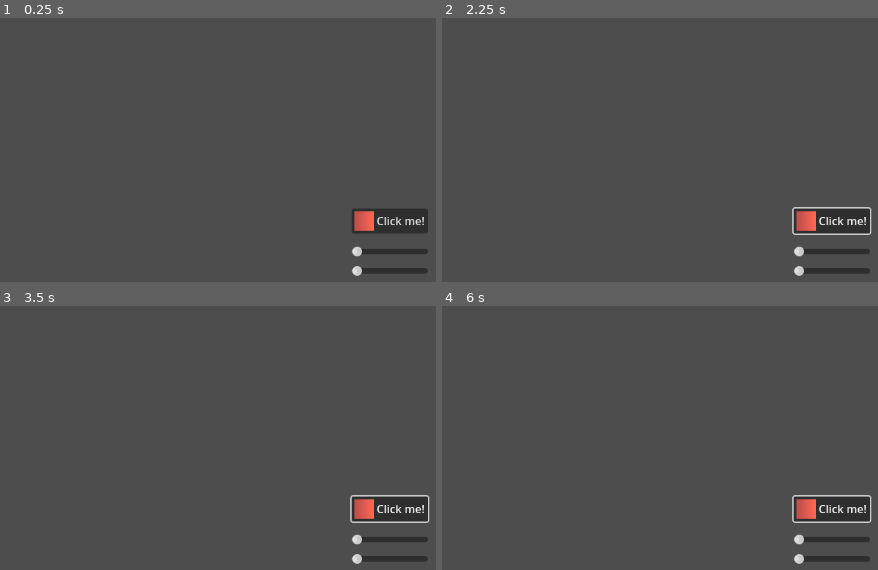
Above: before the commit, frames 1-4 (two rows, left to right).
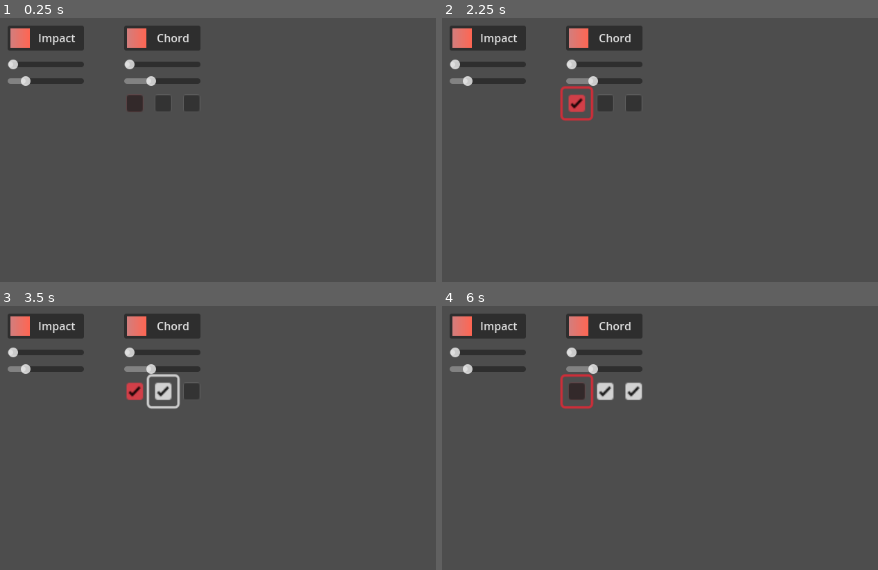
Above: after the commit, the same moments.

Repository: y2kpartytime/music_project
Game: Godot game, scene res://Scenes/music_game_scene.tscn
The game is run twice, just before and just after one commit, with the same random seed, the same clock (stepped at 60 frames per second) and the same inputs.
Inputs (mouse positions are in pixels of both pictures, inside the frame that each line leads up to):
- Up to frame 1 (0.25 s): no input
- Up to frame 2 (2.25 s): click "Click me!" (after the commit: "Impact") at 0.5 s; click "Click me!" (after the commit: "Chord") at 1.25 s; click (577, 102) at 2.02 s
- Up to frame 3 (3.5 s): click (161, 390) at 2.77 s
- Up to frame 4 (6 s): click (633, 390) at 3.52 s; click "Click me!" (after the commit: "Impact") at 4.25 s; click "Click me!" (after the commit: "Chord") at 5 s; click (577, 390) at 5.77 s

The runs differ from the first frame. In frame 1, 7.4% of the frame differs, in the area x 1-99%, y 3-98%; in frame 2, 8.1%; in frame 3, 8.2%; in frame 4, 8.2%.

Commit message:
fix2
-added reverb checkbox
-added mute checkbox

Diff:
--- a/music-assignment/music_game/Scenes/music_game_scene.tscn
+++ b/music-assignment/music_game/Scenes/music_game_scene.tscn
@@ -1,14 +1,14 @@
-[gd_scene load_steps=8 format=3 uid="uid://cf8nk1apepjtd"]
+[gd_scene load_steps=9 format=3 uid="uid://cf8nk1apepjtd"]
 
 [ext_resource type="Script" path="res://Scripts/button_script.gd" id="1_dklts"]
 [ext_resource type="AudioStream" uid="uid://dov4mrx3rcxjr" path="res://Sounds/click_sound.mp3" id="2_jx8ms"]
 [ext_resource type="AudioStream" uid="uid://bosoe6g4tbpyp" path="res://Sounds/hover_sound.mp3" id="3_b5sko"]
 [ext_resource type="Script" path="res://Scenes/slider.gd" id="4_h7jhi"]
 [ext_resource type="Script" path="res://Scenes/pitch_slider.gd" id="5_gvgg7"]
+[ext_resource type="AudioStream" uid="uid://blbbv5g42bvf4" path="res://Sounds/chord1.mp3" id="6_bd0pc"]
 
 [sub_resource type="Gradient" id="Gradient_nbkld"]
-offsets = PackedFloat32Array(0.11039, 0.961039)
-colors = PackedColorArray(0.760784, 0.317647, 0.305882, 1, 1, 0.403922, 0.329412, 1)
+colors = PackedColorArray(0.830655, 0.495535, 0.490945, 1, 1, 0.403922, 0.329412, 1)
 
 [sub_resource type="GradientTexture2D" id="GradientTexture2D_lr1e3"]
 gradient = SubResource("Gradient_nbkld")
@@ -26,19 +26,21 @@
 [node name="Button" type="Button" parent="."]
 light_mask = 9
 layout_mode = 2
-offset_left = 520.0
-offset_top = 288.0
-offset_right = 630.0
-offset_bottom = 324.0
+offset_left = 24.0
+offset_top = 24.0
+offset_right = 134.0
+offset_bottom = 60.0
 grow_horizontal = 2
 grow_vertical = 2
 tooltip_text = "Click me!"
-text = "Click me!"
+text = "Impact
+"
 icon = SubResource("GradientTexture2D_lr1e3")
 script = ExtResource("1_dklts")
 
 [node name="click_audio" type="AudioStreamPlayer" parent="Button"]
 stream = ExtResource("2_jx8ms")
+volume_db = -20.0
 bus = &"SFX"
 
 [node name="hover_audio" type="AudioStreamPlayer" parent="Button"]
@@ -55,9 +57,9 @@
 anchor_right = 0.5
 anchor_bottom = 0.5
 offset_left = -55.0
-offset_top = 36.0
+offset_top = 30.0
 offset_right = 55.0
-offset_bottom = 52.0
+offset_bottom = 46.0
 grow_horizontal = 2
 grow_vertical = 2
 tooltip_text = "Volume"
@@ -76,9 +78,53 @@
 anchor_right = 0.5
 anchor_bottom = 0.5
 offset_left = -55.0
-offset_top = 64.0
+offset_top = 54.0
 offset_right = 55.0
-offset_bottom = 80.0
+offset_bottom = 70.0
+grow_horizontal = 2
+grow_vertical = 2
+tooltip_text = "Volume"
+min_value = 0.5
+max_value = 3.0
+step = 0.001
+value = 1.0
+script = ExtResource("5_gvgg7")
+
+[node name="Button2" type="Button" parent="."]
+light_mask = 9
+offset_left = 192.0
+offset_top = 24.0
+offset_right = 302.0
+offset_bottom = 60.0
+tooltip_text = "Click me!"
+text = "Chord
+"
+icon = SubResource("GradientTexture2D_lr1e3")
+script = ExtResource("1_dklts")
+
+[node name="click_audio" type="AudioStreamPlayer" parent="Button2"]
+stream = ExtResource("6_bd0pc")
+volume_db = -20.0
+pitch_scale = 0.58
+bus = &"SFX"
+
+[node name="hover_audio" type="AudioStreamPlayer" parent="Button2"]
+stream = ExtResource("3_b5sko")
+volume_db = -3.748
+pitch_scale = 2.04
+bus = &"Hover_Sound"
+
+[node name="volume_slider" type="HSlider" parent="Button2"]
+layout_mode = 1
+anchors_preset = 8
+anchor_left = 0.5
+anchor_top = 0.5
+anchor_right = 0.5
+anchor_bottom = 0.5
+offset_left = -55.0
+offset_top = 30.0
+offset_right = 55.0
+offset_bottom = 46.0
 grow_horizontal = 2
 grow_vertical = 2
 tooltip_text = "Volume"
@@ -86,9 +132,59 @@
 max_value = 5.0
 step = 0.001
 value = 1.0
+script = ExtResource("4_h7jhi")
+bus_name = "SFX"
+
+[node name="pitch_slider" type="HSlider" parent="Button2"]
+layout_mode = 1
+anchors_preset = 8
+anchor_left = 0.5
+anchor_top = 0.5
+anchor_right = 0.5
+anchor_bottom = 0.5
+offset_left = -55.0
+offset_top = 54.0
+offset_right = 55.0
+offset_bottom = 70.0
+grow_horizontal = 2
+grow_vertical = 2
+tooltip_text = "Volume"
+max_value = 3.0
+step = 0.001
+value = 1.0
 script = ExtResource("5_gvgg7")
+
+[node name="CheckBox" type="CheckBox" parent="Button2"]
+modulate = Color(1, 0.227451, 0.278431, 1)
+layout_mode = 0
+offset_left = -5.0
+offset_top = 91.0
+offset_right = 19.0
+offset_bottom = 115.0
+scale = Vector2(1.69398, 1.76734)
+
+[node name="CheckBox2" type="CheckBox" parent="Button2"]
+offset_left = 36.0
+offset_top = 91.0
+offset_right = 60.0
+offset_bottom = 115.0
+scale = Vector2(1.69398, 1.76734)
+
+[node name="CheckBox3" type="CheckBox" parent="Button2"]
+offset_left = 77.0
+offset_top = 91.0
+offset_right = 101.0
+offset_bottom = 115.0
+scale = Vector2(1.69398, 1.76734)
 
 [connection signal="mouse_entered" from="Button" to="Button" method="_on_mouse_entered"]
 [connection signal="pressed" from="Button" to="Button" method="_on_pressed"]
 [connection signal="value_changed" from="Button/volume_slider" to="Button/volume_slider" method="_on_value_changed"]
 [connection signal="value_changed" from="Button/pitch_slider" to="Button/pitch_slider" method="_on_value_changed"]
+[connection signal="mouse_entered" from="Button2" to="Button2" method="_on_mouse_entered"]
+[connection signal="pressed" from="Button2" to="Button2" method="_on_pressed"]
+[connection signal="value_changed" from="Button2/volume_slider" to="Button2/volume_slider" method="_on_value_changed"]
+[connection signal="value_changed" from="Button2/pitch_slider" to="Button2/pitch_slider" method="_on_value_changed"]
+[connection signal="mouse_entered" from="Button2/CheckBox" to="Button" method="_on_check_box_mouse_entered"]
+[connection signal="toggled" from="Button2/CheckBox" to="Button" method="_on_check_box_toggled"]
+[connection signal="toggled" from="Button2/CheckBox2" to="Button" method="_on_check_box_2_toggled"]
--- /dev/null
+++ b/music-assignment/music_game/Scenes/reverb_slider.gd
@@ -0,0 +1,19 @@
+extends HSlider
+
+@onready var reverb_slider: HSlider = $"."
+
+@onready var click_audio: AudioStreamPlayer = $"../click_audio"
+@onready var reverb_bus = AudioServer.get_bus_index("ReverbBus")
+
+
+func _ready():
+	set_reverb_amount(value)
+
+func set_reverb_amount(value: float):
+	var reverb_effect = AudioServer.get_bus_effect_instance(reverb_bus, 0)
+	if reverb_effect:
+		reverb_effect.amount = value
+		return
+
+func _on_value_changed(value: float) -> void:
+	set_reverb_amount(value)
--- a/music-assignment/music_game/Scripts/button_script.gd
+++ b/music-assignment/music_game/Scripts/button_script.gd
@@ -1,22 +1,46 @@
 extends Button
 
-@onready var click_audio_player: AudioStreamPlayer = $click_audio
-@onready var hover_audio_player: AudioStreamPlayer = $hover_audio
-
+@onready var reverb_bus = AudioServer.get_bus_index("ReverbBus")  # ReverbBus (you can replace with the actual bus name)
+@onready var sfx_bus = AudioServer.get_bus_index("SFXBus")  # The other bus (SFXBus, for example)
+@onready var click_audio_player: AudioStreamPlayer = $click_audio  # AudioStreamPlayer for click sound
+@onready var hover_audio_player: AudioStreamPlayer = $hover_audio  # AudioStreamPlayer for hover sound
+@onready var reverb_box: CheckBox = $"../Button2/reverb_box"  # Reference to the CheckBox node
 
 # Called when the node enters the scene tree for the first time.
 func _ready() -> void:
-	pass # Replace with function body.
+	pass
 
 # Called every frame. 'delta' is the elapsed time since the previous frame.
 func _process(delta: float) -> void:
 	pass
 
+# Function to handle button press (click sound)
 func _on_pressed() -> void:
 	if !click_audio_player.playing:
 		click_audio_player.play()
 		hover_audio_player.stop()
 
+# Function to handle mouse entering button (hover sound)
 func _on_mouse_entered() -> void:
 	if !hover_audio_player.playing and !click_audio_player.playing:
 		hover_audio_player.play()
+
+# Function to swap the bus for the audio player based on checkbox state
+func _on_check_box_toggled(toggled_on: bool) -> void:
+	AudioServer.set_bus_mute(0,true)
+	click_audio_player.stop()
+	hover_audio_player.stop()
+	if !toggled_on:
+		AudioServer.set_bus_mute(0,false)
+
+func _on_check_box_mouse_entered() -> void:
+	if !hover_audio_player.playing and !click_audio_player.playing:
+		hover_audio_player.play()
+
+
+func _on_check_box_2_toggled(toggled_on: bool) -> void:
+	var effect = AudioServer.get_bus_effect(3, 0)
+	effect.wet = 1
+	print("reverb toggled")
+	if !toggled_on:
+		effect.wet = 0
--- a/music-assignment/music_game/default_bus_layout.tres
+++ b/music-assignment/music_game/default_bus_layout.tres
@@ -1,10 +1,15 @@
-[gd_resource type="AudioBusLayout" load_steps=3 format=3 uid="uid://b78qpqw7vlkf2"]
+[gd_resource type="AudioBusLayout" load_steps=4 format=3 uid="uid://b78qpqw7vlkf2"]
 
 [sub_resource type="AudioEffectPitchShift" id="AudioEffectPitchShift_lw36h"]
 resource_name = "PitchShift"
 
-[sub_resource type="AudioEffectPitchShift" id="AudioEffectPitchShift_o1niq"]
-resource_name = "PitchShift"
+[sub_resource type="AudioEffectReverb" id="AudioEffectReverb_u254s"]
+resource_name = "Reverb"
+wet = 0.0
+
+[sub_resource type="AudioEffectReverb" id="AudioEffectReverb_1cd2s"]
+resource_name = "Reverb"
+wet = 1.0
 
 [resource]
 bus/1/name = &"Hover_Sound"
@@ -27,5 +32,13 @@
 bus/3/bypass_fx = false
 bus/3/volume_db = 0.0
 bus/3/send = &"Master"
-bus/3/effect/0/effect = SubResource("AudioEffectPitchShift_o1niq")
+bus/3/effect/0/effect = SubResource("AudioEffectReverb_u254s")
 bus/3/effect/0/enabled = true
+bus/4/name = &"ReverbBus"
+bus/4/solo = false
+bus/4/mute = false
+bus/4/bypass_fx = false
+bus/4/volume_db = -7.63485
+bus/4/send = &"Master"
+bus/4/effect/0/effect = SubResource("AudioEffectReverb_1cd2s")
+bus/4/effect/0/enabled = true
Not shown, added: music-assignment/music_game/Sounds/chord1.mp3.import
Binary file added: music-assignment/music_game/Sprites/mute_icon.png
Not shown, added: music-assignment/music_game/Sprites/mute_icon.png.import
Not shown, added: music-assignment/music_game/Sounds/chord1.mp3
